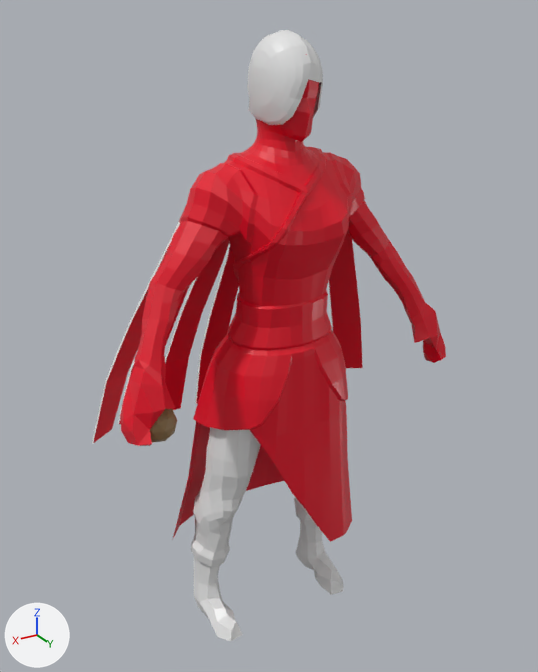
Renders of the Blender file Prefabs/Units/Zhanguo/zhanguo/zhanguoElectromancer/Electromancer_mesh_WIp.blend from each side of a commit.
Before and after are seen from a camera (50 mm lens) standing at (0.801, 1.366, 1.411) and looking at (-0.017, 0.002, 0.729). Every picture has the same lights, and +X, +Y and +Z are marked at lower left.

Objects in the first picture: 'Cube.001_Cube.001', 'Cube.001_Cube.002'.
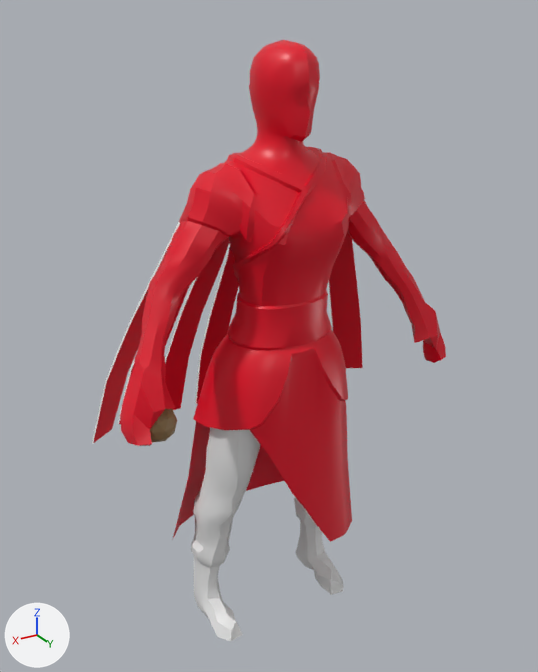
Diff of the bpy script that builds the scene:
```diff
--- a/Prefabs/Units/Zhanguo/zhanguo/zhanguoElectromancer/Electromancer_mesh_WIp.blend.py
+++ b/Prefabs/Units/Zhanguo/zhanguo/zhanguoElectromancer/Electromancer_mesh_WIp.blend.py
@@ me_cube_001_cube_002 @@
 me_cube_001_cube_002.from_pydata(...)  # 2038 vertices, 2100 faces, 4 loose edges; spans x -0.434..0.434, y 0.006..1.425, z -0.178..0.216
 # used by ob_cube_001_cube_002; location = (0.0, -0.011, 0.0); rotation_euler = (1.571, 0.0, 3.142), in degrees (90, 0, 180); scale = (0.924, 0.961, 1.03)
+# me_cube_001_cube_002 part 1: edges marked sharp go from 907 to 1268
 me_cube_001_cube_002.materials.append(mat_material_002)
@@ ob_cube_001_cube_001 @@
 ob_cube_001_cube_001.scale = (0.924, 0.961, 1.03)
+ob_cube_001_cube_001.hide_set(True)
```

Where the change shows, as pixel boxes (x1, y1, x2, y2) in the pictures (538 x 672 px):
'Cube.001_Cube.001', hidden: before (247, 30, 323, 125)
part 1 of me_cube_001_cube_002, shading changed: (92, 54, 446, 641) in both
